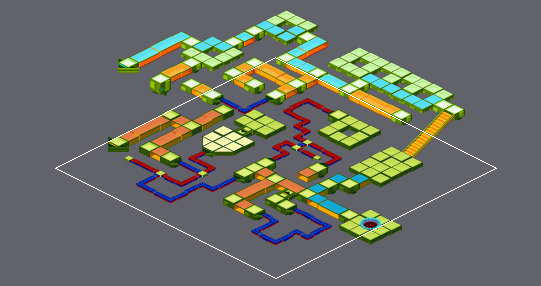
Two versions of a level (Tiled map, areas/yoka2.tmx). Above: a wide view before the commit, with the close-up outlined.
Close-up. Before:
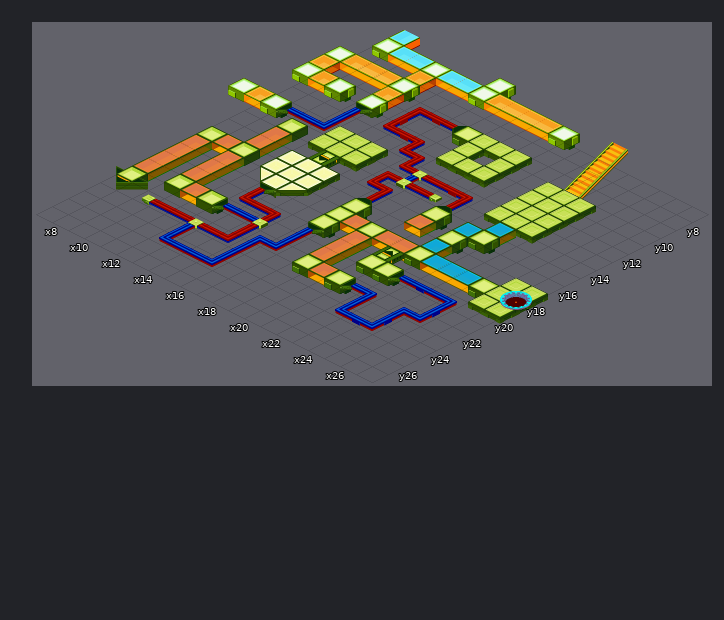
Cells are 64x32 px. Isometric: x runs down to the right, y down to the left. Shown: x 7..27, y 7..27. Layer "Tile Layer 5" is drawn 0,-64 px off the grid.
Once edited:
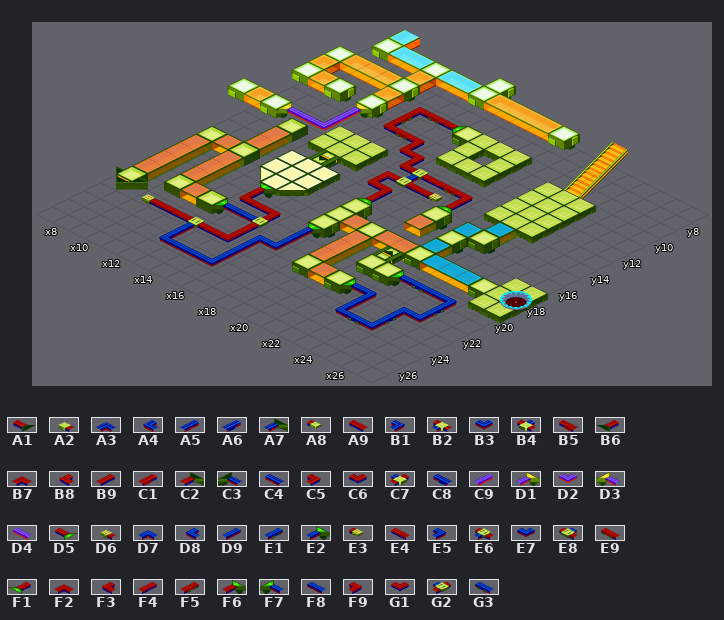
Key: from "CompressionRoadsYoka": A1 0, A2 3, A3 5, A4 7, A5 8, A6 10, A7 11, A8 13, A9 14, B1 15, B2 16, B3 17, B4 18, B5 21, B6 23, B7 27, B8 29, B9 30, C1 32, C2 33, C3 34, C4 36, C5 37, C6 39, C7 41, C8 43; from "yoka-compression": C9 8, D1 15, D2 21, D3 46, D4 48, D5 60, D6 63, D7 65, D8 67, D9 68, E1 70, E2 75, E3 77, E4 78, E5 79, E6 80, E7 81, E8 82, E9 85, F1 91, F2 95, F3 97, F4 98, F5 100, F6 105, F7 106, F8 108, F9 109, G1 111, G2 113, G3 115.
__ is an empty cell.
Change:
{"where": "layer \"Floor\""}
{"y":9,"x":12,"old":"B7 B5 A1","new":"F2 E9 D5"}
{"y":10,"x":12,"old":"C1","new":"F5"}
{"y":11,"x":12,"old":"B8 B5 C5","new":"F3 E9 F9"}
{"y":12,"x":14,"old":"B8 C5","new":"F3 F9"}
{"y":13,"x":15,"old":"B8 B2 A9 B5 C5","new":"F3 E6 E4 E9 F9"}
{"y":14,"x":15,"old":"B7 B4 A9 A8 B6","new":"F2 E8 E4 E3 F1"}
{"y":15,"x":15,"old":"B8 C5","new":"F3 F9"}
{"y":16,"x":16,"old":"B6","new":"F1"}
{"y":19,"x":12,"old":"C2","new":"F6"}
{"y":20,"x":12,"old":"B8 A9 C5","new":"F3 E4 F9"}
{"y":20,"x":16,"old":"A7","new":"E2"}
{"y":20,"x":22,"old":"C3 C8 C4 B1","new":"F7 G3 F8 E5"}
{"y":21,"x":12,"old":"C3 C4 C7","new":"F7 F8 G2"}
{"y":21,"x":16,"old":"A5","new":"D9"}
{"y":21,"x":25,"old":"A6","new":"E1"}
{"y":22,"x":14,"old":"B9 A3 B3","new":"F4 D7 E7"}
{"y":22,"x":21,"old":"C3 B1","new":"F7 E5"}
{"y":22,"x":24,"old":"A3 B3","new":"D7 E7"}
{"y":23,"x":9,"old":"A2 A9 A9 B2 A9 C6 A5","new":"D6 E4 E4 E6 E4 G1 D9"}
{"y":23,"x":22,"old":"A5","new":"D9"}
{"y":23,"x":24,"old":"A6","new":"E1"}
{"y":24,"x":12,"old":"A5","new":"D9"}
{"y":24,"x":15,"old":"A5","new":"D9"}
{"y":24,"x":22,"old":"A4 C8 B3","new":"D8 G3 E7"}
{"y":25,"x":12,"old":"A4 C4 C4 B3","new":"D8 F8 F8 E7"}
{"where": "layer \"Tile Layer 5\""}
{"y":13,"x":12,"old":"A7","new":"D1"}
{"y":14,"x":12,"old":"A5","new":"C9"}
{"y":15,"x":10,"old":"C3 C4 B3","new":"D3 D4 D2"}
{"label":"changed","picture_box":[142,102,473,267]}
{"label":"changed","picture_box":[335,270,457,331]}
